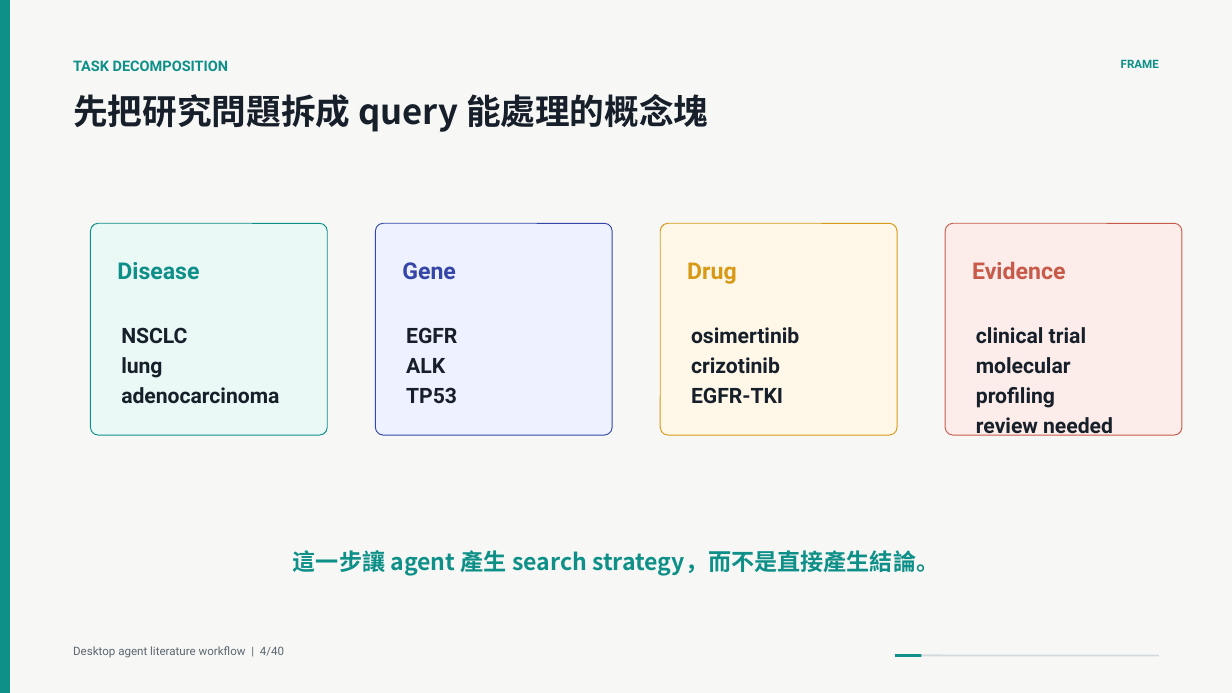
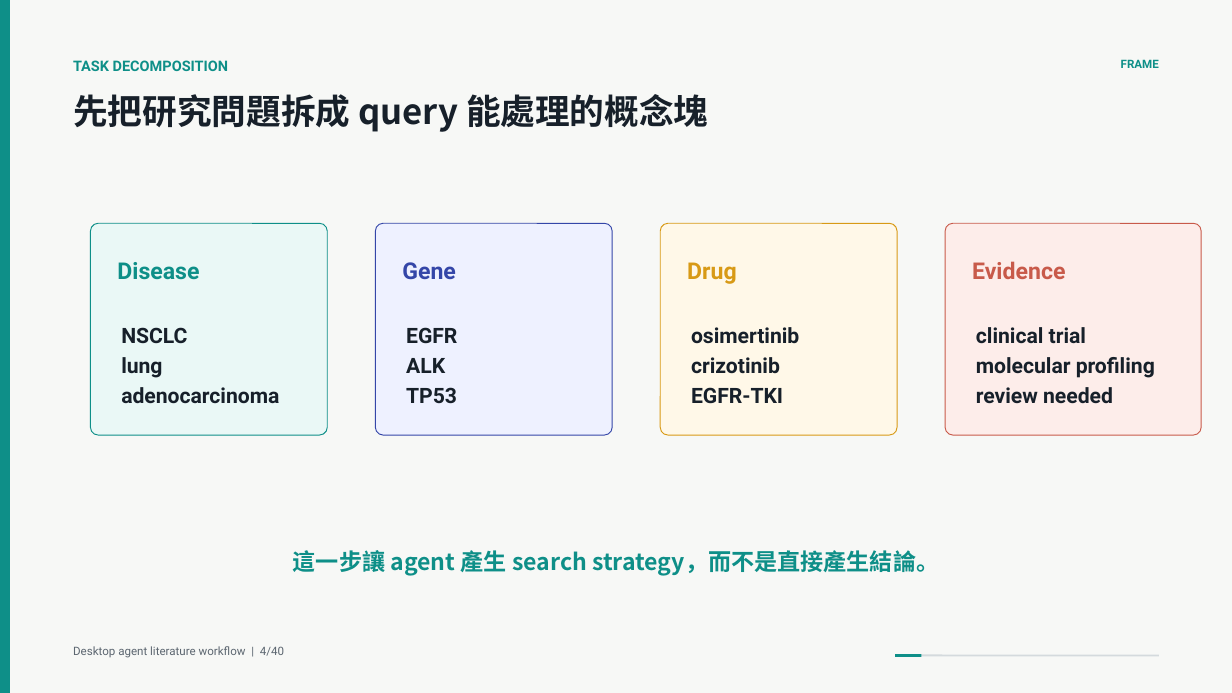
Before and after one commit to godkin1211/LLM_applications_on_BioMedicalData, a slide deck: slide 5 of slides/lesson-04-desktop-agent-literature-evidence-workflow-animated.pptx. Drawn at 1232x693 pixels with LibreOffice and Linux fonts; fonts in the diff are those of the drawing. Boxes give left, top, right and bottom in pixels: in the first picture for what was removed or moved away, otherwise in the second. Text is boxed around its words. In the diff, an @@ line names an element or a change of style, - is before the commit and + after.

```diff
--- a/slides/lesson-04-desktop-agent-literature-evidence-workflow-animated.pptx
+++ b/slides/lesson-04-desktop-agent-literature-evidence-workflow-animated.pptx
@@ rounded rectangle resized from (x1=945, y1=224, x2=1182, y2=435) to (x1=945, y1=224, x2=1202, y2=435) @@
@@ text "clinical trial" rewrapped from (x1=976, y1=327, x2=1113, y2=436) to (x1=976, y1=327, x2=1155, y2=404) @@
```
Also in this commit, not shown: 1 other file.
